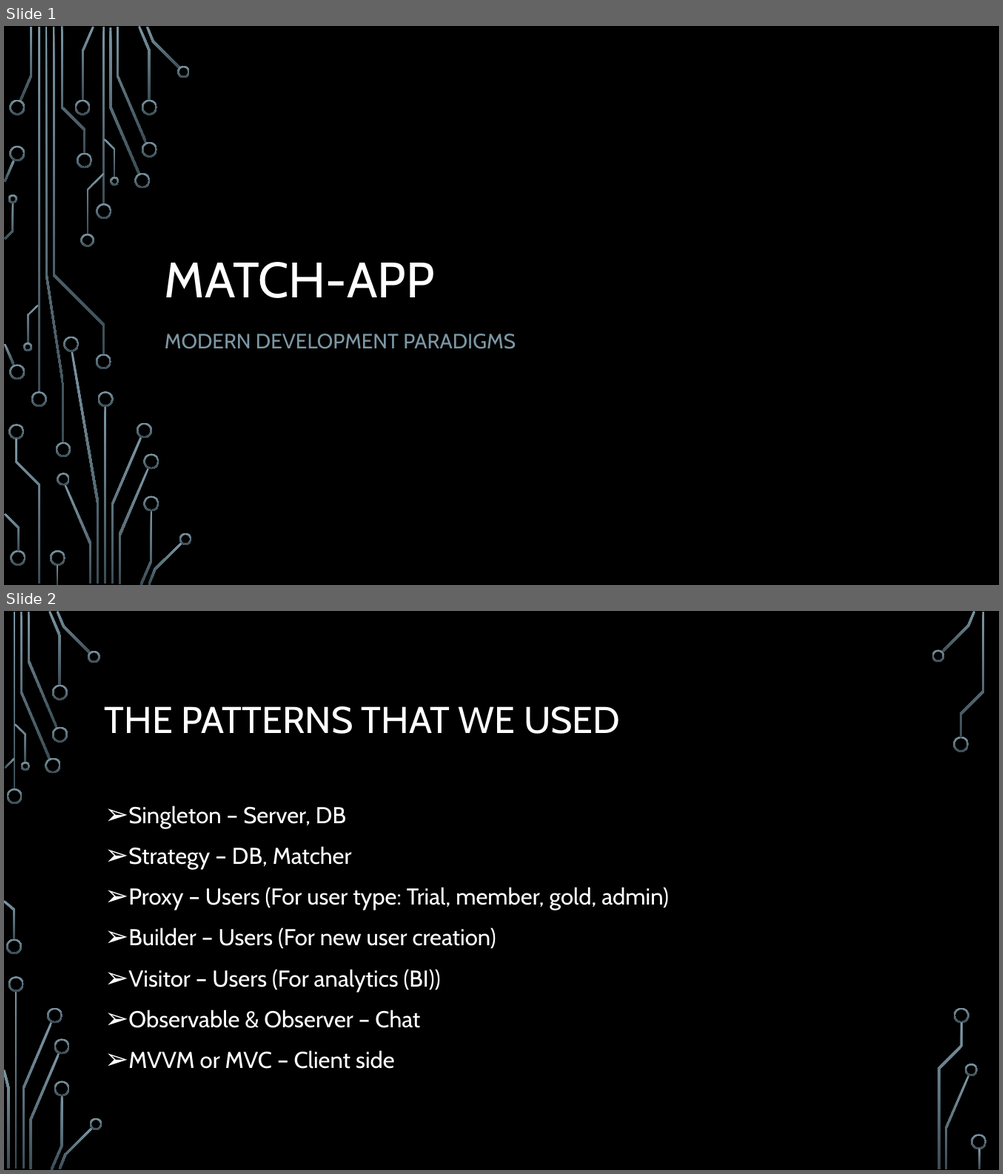
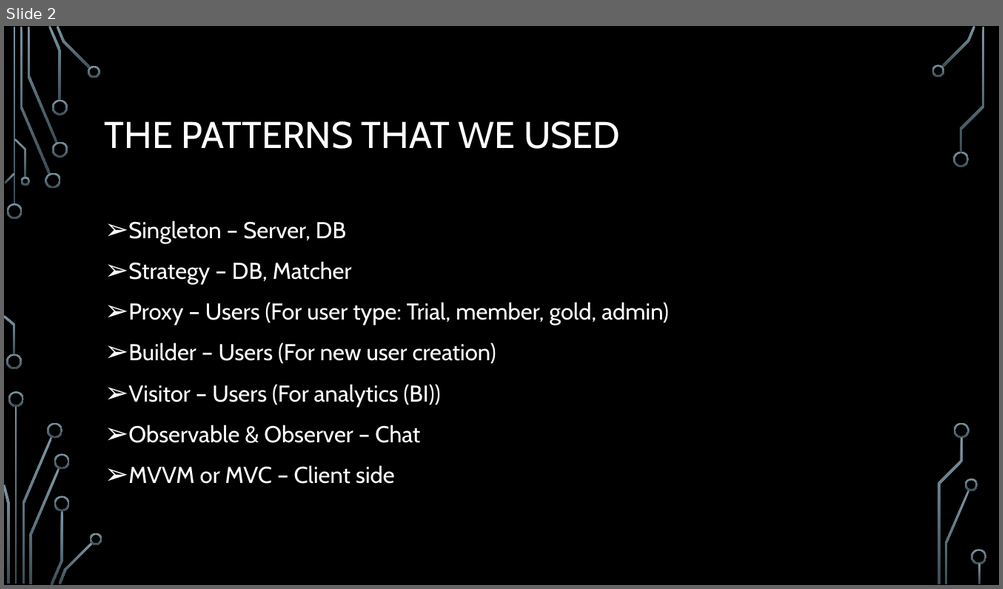
Before and after one commit to Meniakk/MatchApp, a slide deck: Match-app.pptm. Shown one above the other, each under a label of ours: slides 1 and 2 before the commit, slide 2 after it. The pictures are 1003x1174 and 1003x589 pixels, drawn with LibreOffice and Linux fonts; fonts in the diff are those of the drawing; background and template pictures are left out. Boxes give left, top, right and bottom in pixels: in the first picture for what was removed or moved away, otherwise in the second. Text is boxed around its words. In the diff, an @@ line names an element or a change of style, - is before the commit and + after.

```diff
--- a/Match-app.pptm
+++ b/Match-app.pptm
@@ slide 1 removed at <box>4,26,999,585</box>, background picture (left out) @@
@@ title removed at <box>165,262,435,298</box> @@
-MATCH-APP
@@ subtitle removed at <box>165,334,515,349</box> @@
-MODERN DEVELOPMENT PARADIGMS
@@ group removed at <box>4,26,192,585</box>: 50 freeform shapes, 4 rectangles @@
```
Also in this commit, not shown: 2 slides added, 11 other files.
